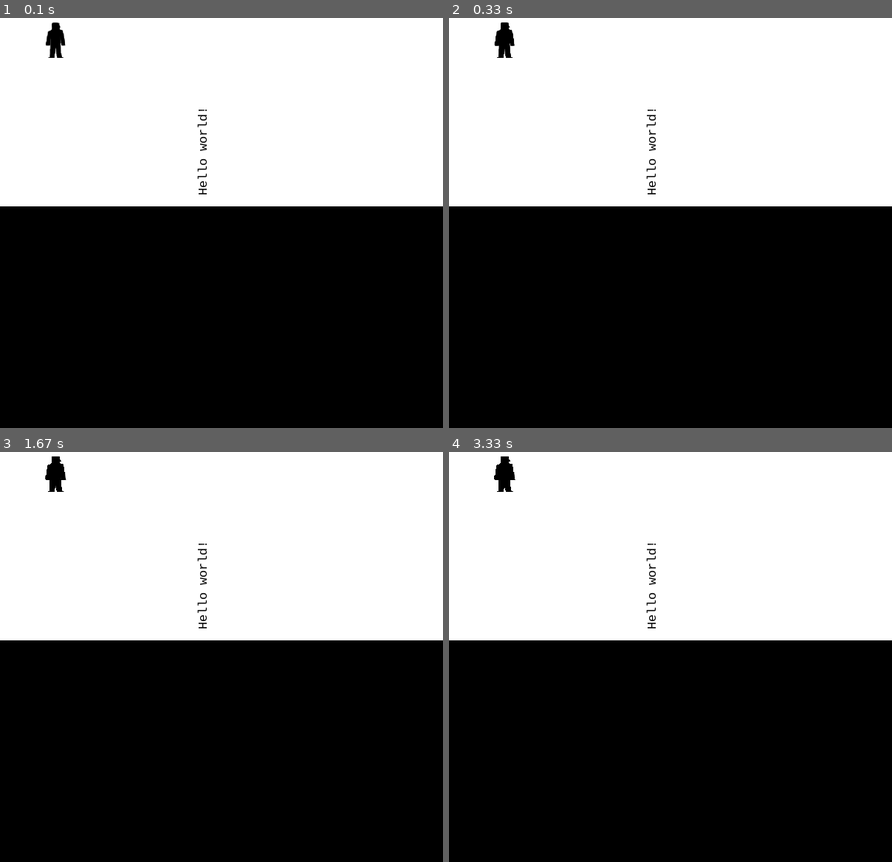
Above: before the commit, frames 1-4 (two rows, left to right).
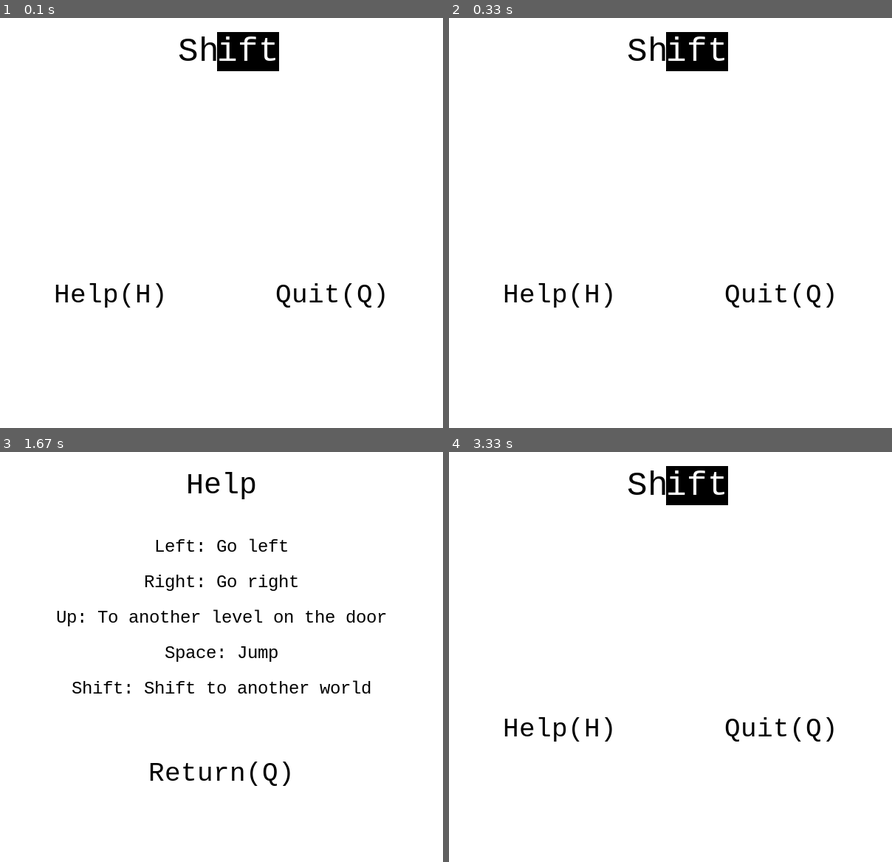
Above: after the commit, the same moments.

Repository: fyabc/MiniGames
Game: pygame game, started from Shift_pygame/test/test_main.py
Two runs of this game, one before a commit and one after it. Both use one fixed random seed, a clock stepped at 60 frames per second and the inputs below.
Inputs (mouse positions are in pixels of both pictures, inside the frame that each line leads up to):
- Up to frame 1 (0.1 s): no input
- Up to frame 2 (0.33 s): no input
- Up to frame 3 (1.67 s): press the mouse at (110, 730) at 0.37 s; move the mouse to (155, 624) at 0.47 s; release the mouse at (203, 517) at 0.6 s; press the mouse at (110, 730) at 0.7 s; move the mouse to (186, 739) at 0.8 s; release the mouse at (261, 751) at 0.93 s; press the mouse at (221, 771) at 1.03 s; move the mouse to (212, 669) at 1.13 s; release the mouse at (208, 566) at 1.27 s; press the mouse at (110, 730) at 1.37 s; move the mouse to (97, 648) at 1.47 s; release the mouse at (88, 570) at 1.6 s
- Up to frame 4 (3.33 s): press the mouse at (670, 771) at 1.7 s; move the mouse to (714, 669) at 1.8 s; release the mouse at (763, 562) at 1.93 s; press the mouse at (559, 730) at 2.03 s; move the mouse to (617, 767) at 2.13 s; release the mouse at (674, 804) at 2.27 s; press the mouse at (670, 771) at 2.37 s; move the mouse to (754, 624) at 2.47 s; release the mouse at (838, 476) at 2.6 s; press the mouse at (559, 730) at 2.7 s; move the mouse to (564, 706) at 2.8 s; release the mouse at (573, 685) at 2.93 s; press the mouse at (670, 771) at 3.03 s; move the mouse to (639, 661) at 3.13 s; release the mouse at (608, 550) at 3.27 s

The runs differ from the first frame. In frame 1, 55% of the frame differs, in the area x 0-100%, y 1-100%; in frame 2, 55%; in frame 3, 55%; in frame 4, 55%.

Commit message:
Add text, active_text. Add structure of MainMenu, HelpMenu.

Diff:
--- a/Shift_pygame/Shift_pygame/config.py
+++ b/Shift_pygame/Shift_pygame/config.py
@@ -56,3 +56,6 @@
 # Game.
 DefaultGroup = 'basic.txt'
 GameGroups = os.listdir(GameGroupPath)
+
+# Scene.
+QuitID = -1
--- a/Shift_pygame/Shift_pygame/element/element.py
+++ b/Shift_pygame/Shift_pygame/element/element.py
@@ -3,7 +3,7 @@
 
 import pygame
 
-from ..utils.display import get_image
+from ..utils.display import get_image, relative2physic
 
 __author__ = 'fyabc'
 
@@ -17,7 +17,7 @@
         self.game = game
         self.scene = scene
         self.image = None
-        self.loc = loc
+        self.loc = relative2physic(loc)
         self.anchor = anchor        # todo: To be implemented
         self.angle = angle
         self.visible = visible
--- a/Shift_pygame/Shift_pygame/element/shift_elements.py
+++ b/Shift_pygame/Shift_pygame/element/shift_elements.py
@@ -47,7 +47,7 @@
         super().__init__(game, scene, cell_loc, 'character{}.png'.format(int(bg)), angle, visible)
 
 
-class Text(ShiftElement):
+class ShiftText(ShiftElement):
     SharedImages = {}
 
     DefaultFontSize = 19
--- /dev/null
+++ b/Shift_pygame/Shift_pygame/element/text.py
@@ -0,0 +1,17 @@
+#! /usr/bin/python
+# -*- coding: utf-8 -*-
+
+from ..config import *
+from .element import Element
+from ..utils.display import get_text
+
+__author__ = 'fyabc'
+
+
+class Text(Element):
+    def __init__(self, game, scene,
+                 text, loc, fg_bg=(False, True), font_size=FontSize, font_name=FontName,
+                 visible=True, angle=0):
+        super().__init__(game, scene, loc, angle, visible, 'center')
+
+        self.image = get_text(text, *fg_bg, font_size, font_name)
--- a/Shift_pygame/Shift_pygame/game.py
+++ b/Shift_pygame/Shift_pygame/game.py
@@ -8,7 +8,7 @@
 
 from .config import *
 from .utils.display import get_font
-from .scene.basic_scenes import MainMenu
+from .scene.basic_scenes import MainMenu, HelpMenu
 
 __author__ = 'fyabc'
 
@@ -29,12 +29,15 @@
         self.args_between_scenes = []
         self.scenes = {}
 
-        # For debug
-        from .scene.level_scene import LevelScene
-        self.scenes[0] = LevelScene.from_game_group(self, 'basic')[0]
-        # End debug
+        # # For debug
+        # from .scene.level_scene import LevelScene
+        # self.scenes[0] = LevelScene.from_game_group(self, 'basic')[0]
+        # # End debug
 
-        # self.add_scene(0, MainMenu)
+        self.add_scene(0, MainMenu, {
+            'HelpMenu': 1,
+        })
+        self.add_scene(1, HelpMenu)
 
     @contextmanager
     def _game_manager(self):
--- a/Shift_pygame/Shift_pygame/handler/active_text.py
+++ b/Shift_pygame/Shift_pygame/handler/active_text.py
@@ -1,38 +1,66 @@
 #! /usr/bin/python
 # -*- encoding: utf-8 -*-
 
+import pygame.locals
+
 from ..config import *
-from ..utils.display import get_text
+from ..utils.display import get_text, relative2physic
 from .handler import EventHandler
+from ..element.text import Text
 
 __author__ = 'fyabc'
 
 
-class ActiveText(EventHandler):
-    def __init__(self, game, text, loc, fg, bg, font_size=FontSize, font_name=FontName, visible=True):
-        super().__init__(game, True)
+class ActiveText(EventHandler, Text):
+    def __init__(self, game, scene,
+                 text, loc, fg_bg=(False, True), font_size=FontSize, font_name=FontName,
+                 visible=True,
+                 mouse_up_call=None):
+        """
 
-        self.image = get_text(text, fg, bg, font_size, font_name)
-        self.loc = loc
-        self.visible = visible
+        :param game:
+        :param scene:
+        :param text:
+        :param loc:
+        :param fg_bg:
+        :param font_size:
+        :param font_name:
+        :param visible:
+        :param mouse_up_call: callable or None.
+            Call it on mouse up event.
+            parameters: text(self), game, event, previous_scene_id, *args
+            return: next_scene_id, *next_args
+        """
+
+        super().__init__(game, {
+            (pygame.locals.MOUSEBUTTONDOWN, 1),
+        })
+        Text.__init__(self, game, scene, text, loc, fg_bg, font_size, font_name, visible, 0)
+
+        self.clicked = False
+
+        # The default setting of active text:
+        # Clicked color is inverted common color.
+        self.text = text
+        self.fg_bg = fg_bg
+        self.font = font_size, font_name
+
+        self.add_action((pygame.locals.MOUSEBUTTONDOWN, 1), self.on_mouse_down_1)
+        self.mouse_up_call = (lambda text_, game_, event_: None) if mouse_up_call is None else mouse_up_call
 
     def __contains__(self, item):
         rect = self.image.get_rect()
         rect.center = self.loc
         return rect.collidepoint(item)
 
-    def _on_mouse_down_1(self, game, event):
-        pass
+    def invert(self):
+        self.clicked = not self.clicked
+        self.fg_bg = [not c for c in self.fg_bg]
+        self.image = get_text(self.text, *self.fg_bg, *self.font)
 
-    def _on_mouse_up_1(self, game, event):
-        pass
+    def on_mouse_down_1(self, game, event, pre_sid, *args):
+        self.invert()
 
-    def draw(self, surface=None):
-        if not self.visible:
-            return
-
-        surface = self.game.main_window if surface is None else surface
-
-        rect = self.image.get_rect()
-        rect.center = self.loc
-        surface.blit(self.image, rect)
+    def on_mouse_up_1(self, game, event, pre_sid, *args):
+        self.invert()
+        return self.mouse_up_call(self, game, event, pre_sid, *args)
--- a/Shift_pygame/Shift_pygame/handler/handler.py
+++ b/Shift_pygame/Shift_pygame/handler/handler.py
@@ -7,13 +7,27 @@
 
 
 class EventHandler:
-    def __init__(self, game, override=True):
+    def __init__(self, game, override_set=None):
         self.game = game
         self.actions = {}
-        self.override = override
+        self.override_set = set() if override_set is None else override_set
 
     def add_action(self, event_unique_type, action):
+        """Add an action to the handler.
+
+        :param event_unique_type: unique event type.
+        :param action: callable.
+            parameters: game, event, previous_scene_id, *args
+            return: next_scene_id, *next_args
+        :return: None
+        """
         self.actions[event_unique_type] = action
+
+    def add_jump_action(self, event_unique_type, target_scene_id):
+        self.actions[event_unique_type] = lambda game, event, pre_sid, *args: target_scene_id
+
+    def override(self, event):
+        return self.to_unique(event) in self.override_set
 
     # def auto_add_actions(self):
     #     for func_name, action_func in (func_name, getattr(self, func_name)
@@ -35,10 +49,10 @@
     def __contains__(self, item):
         return False
 
-    def process(self, event):
+    def process(self, event, previous_scene_id, *args):
         action_func = self.actions.get(self.to_unique(event), None)
 
         if action_func is None:
             return
 
-        return action_func(self.game, event)
+        return action_func(self.game, event, previous_scene_id, *args)
--- a/Shift_pygame/Shift_pygame/scene/basic_scenes.py
+++ b/Shift_pygame/Shift_pygame/scene/basic_scenes.py
@@ -1,19 +1,102 @@
 #! /usr/bin/python
 # -*- coding: utf-8 -*-
 
+import pygame.locals
+
+from .scene import Scene
+from ..element.text import Text
 from ..element.group import Group
-from .scene import Scene
+from ..handler.active_text import ActiveText
+from ..utils.keymap import get_keymap, get_unique_key_event
 
 __author__ = 'fyabc'
 
 
-class MainMenu(Scene):
-    def __init__(self, game, scene_id):
+class MenuScene(Scene):
+    def __init__(self, game, scene_id, targets):
+        """
+
+        :param game:
+        :param scene_id:
+        :param targets: A dict.
+            keys: target scenes name.
+            values: target scenes id.
+        """
+
+        # [NOTE] This must before the _add_key() call.
+        self.targets = targets
+
         super().__init__(game, scene_id)
 
         self.active_group = Group(self.game)
         self.groups.append(self.active_group)
 
-    def add_active_element(self, element):
-        self.handlers.append(element)
-        self.active_group.add(element)
+        self.add_action((pygame.locals.MOUSEBUTTONUP, 1), self.on_mouse_up_1)
+
+    def add_active_element(self, *elements):
+        self.handlers.extend(elements)
+        self.active_group.add(*elements)
+
+    def on_mouse_up_1(self, game, event, pre_sid, *args):
+        # Find clicked button.
+        for handler in self.handlers:
+            if getattr(handler, 'clicked', None) is True:
+                return handler.on_mouse_up_1(game, event, pre_sid, *args)
+        return None
+
+
+class MainMenu(MenuScene):
+    def __init__(self, game, scene_id, targets):
+        super().__init__(game, scene_id, targets)
+
+        self.add_background(
+            Text(self.game, self, 'Sh', (0.449, 0.15), font_size=50),
+            Text(self.game, self, 'ift', (0.561, 0.15), fg_bg=(True, False), font_size=50),
+        )
+
+        self.add_active_element(
+            ActiveText(self.game, self, 'Help(H)', (0.25, 0.7),
+                       mouse_up_call=(lambda *args: targets['HelpMenu'])),
+            ActiveText(self.game, self, 'Quit(Q)', (0.75, 0.7),
+                       mouse_up_call=(lambda *args: self.QuitID)),
+        )
+
+    def _add_keys(self):
+        super()._add_keys()
+
+        km = get_keymap()
+
+        for key in km['quit']:
+            self.add_jump_action(get_unique_key_event(key), self.QuitID)
+        for key in km['help']:
+            self.add_jump_action(get_unique_key_event(key), self.targets['HelpMenu'])
+
+
+class HelpMenu(MenuScene):
+    def __init__(self, game, scene_id):
+        super().__init__(game, scene_id, None)
+
+        self.add_background(
+            Text(self.game, self, 'Help', (0.5, 0.15), font_size=44),
+            Text(self.game, self, 'Left: Go left', (0.5, 0.29), font_size=27),
+            Text(self.game, self, 'Right: Go right', (0.5, 0.37), font_size=27),
+            Text(self.game, self, 'Up: To another level on the door', (0.5, 0.45), font_size=27),
+            Text(self.game, self, 'Space: Jump', (0.5, 0.53), font_size=27),
+            Text(self.game, self, 'Shift: Shift to another world', (0.5, 0.61), font_size=27),
+        )
+
+        self.add_active_element(
+            ActiveText(
+                self.game, self,
+                'Return(Q)', (0.5, 0.8),
+                mouse_up_call=(lambda t, g, e, pre_sid, *args: pre_sid)
+            )
+        )
+
+    def _add_keys(self):
+        super()._add_keys()
+
+        km = get_keymap()
+
+        for key in km['quit']:
+            self.add_action(get_unique_key_event(key), lambda g, e, pre_sid, *args: pre_sid)
--- a/Shift_pygame/Shift_pygame/scene/level_scene.py
+++ b/Shift_pygame/Shift_pygame/scene/level_scene.py
@@ -3,7 +3,7 @@
 
 from ..config import *
 from ..element.group import Group
-from ..element.shift_elements import Hero, Text
+from ..element.shift_elements import Hero, ShiftText
 from .scene import Scene
 from ..utils.display import update
 from ..utils.data_parser import load_game_group
@@ -38,7 +38,7 @@
         ]
 
         # For debug
-        self.texts.add(Text(self.game, self, 'Hello world!', (5, 4), True, 90))
+        self.texts.add(ShiftText(self.game, self, 'Hello world!', (5, 4), True, 90))
         # End debug
 
     @classmethod
--- a/Shift_pygame/Shift_pygame/scene/scene.py
+++ b/Shift_pygame/Shift_pygame/scene/scene.py
@@ -5,7 +5,7 @@
 import pygame.locals
 
 from ..config import *
-from ..utils.keymap import get_keymap
+from ..utils.keymap import get_keymap, get_unique_key_event
 from ..utils.display import update
 from ..handler.handler import EventHandler
 from ..element.group import Group
@@ -14,7 +14,7 @@
 
 
 class Scene(EventHandler):
-    QuitID = -1
+    QuitID = QuitID
 
     def __init__(self, game, scene_id=None):
         super().__init__(game)
@@ -27,7 +27,7 @@
         self.groups = [self.background_group]
 
         # The default exit action.
-        self.add_action(pygame.locals.QUIT, lambda g, e: self.QuitID)
+        self.add_jump_action(pygame.locals.QUIT, self.QuitID)
 
         self._add_keys()
 
@@ -35,13 +35,13 @@
         km = get_keymap()
 
         for key in km['exit']:
-            self.add_action((pygame.locals.KEYDOWN, key), lambda g, e: self.QuitID)
+            self.add_jump_action(get_unique_key_event(key), self.QuitID)
 
     def register_to_game(self):
         self.game.scenes[self.scene_id] = self
 
-    def add_background(self, element):
-        self.background_group.add(element)
+    def add_background(self, *elements):
+        self.background_group.add(*elements)
 
     def run(self, previous_scene_id, *args):
         self.draw_background()
@@ -57,15 +57,15 @@
                     # Handlers which contains the position
                     for handler in self.handlers:
                         if pos in handler:
-                            result = handler.process(event)
+                            result = handler.process(event, previous_scene_id, *args)
                             if result is not None:
                                 return result
-                            if handler.override:
+                            if handler.override(event):
                                 overridden = True
                                 break
 
                 if not overridden:
-                    result = self.process(event)
+                    result = self.process(event, previous_scene_id, *args)
                     if result is not None:
                         return result
 
--- a/Shift_pygame/Shift_pygame/utils/display.py
+++ b/Shift_pygame/Shift_pygame/utils/display.py
@@ -1,11 +1,10 @@
 #! /usr/bin/python
 # -*- coding: utf-8 -*-
-
-import os
 
 import pygame
 
 from ..config import *
+from ..support.vector import Vector2
 
 __author__ = 'fyabc'
 
@@ -22,5 +21,24 @@
     return pygame.image.load(os.path.join(ImagePath, image_name)).convert_alpha()
 
 
+def to_color(color):
+    if isinstance(color, str):
+        return Colors[color]
+    if isinstance(color, bool):
+        return Bool2Color[color]
+    return color
+
+
 def get_text(text, foreground, background=None, font_size=FontSize, font_name=FontName):
+    foreground = to_color(foreground)
+    background = to_color(background)
     return get_font(font_size, font_name).render(text, True, foreground, background)
+
+
+def relative2physic(loc):
+    x, y = loc
+
+    if x > 1 or y > 1:
+        return loc
+
+    return int(x * ScreenWidth), int(y * ScreenHeight)
--- a/Shift_pygame/Shift_pygame/utils/keymap.py
+++ b/Shift_pygame/Shift_pygame/utils/keymap.py
@@ -28,3 +28,22 @@
 
                 _keymap[words[0]].add(pygame.locals.__dict__['K_' + words[1]])
     return _keymap
+
+
+def get_unique_key_event(key_name, is_down=True):
+    if is_down:
+        event_type = pygame.locals.KEYDOWN
+    else:
+        event_type = pygame.locals.KEYUP
+
+    if isinstance(key_name, str):
+        key_name = eval('pygame.locals.{}'.format(key_name))
+    return event_type, key_name
+
+
+def get_unique_mouse_event(mouse_id, is_down=True):
+    if is_down:
+        event_type = pygame.locals.MOUSEBUTTONDOWN
+    else:
+        event_type = pygame.locals.MOUSEBUTTONUP
+    return event_type, mouse_id
